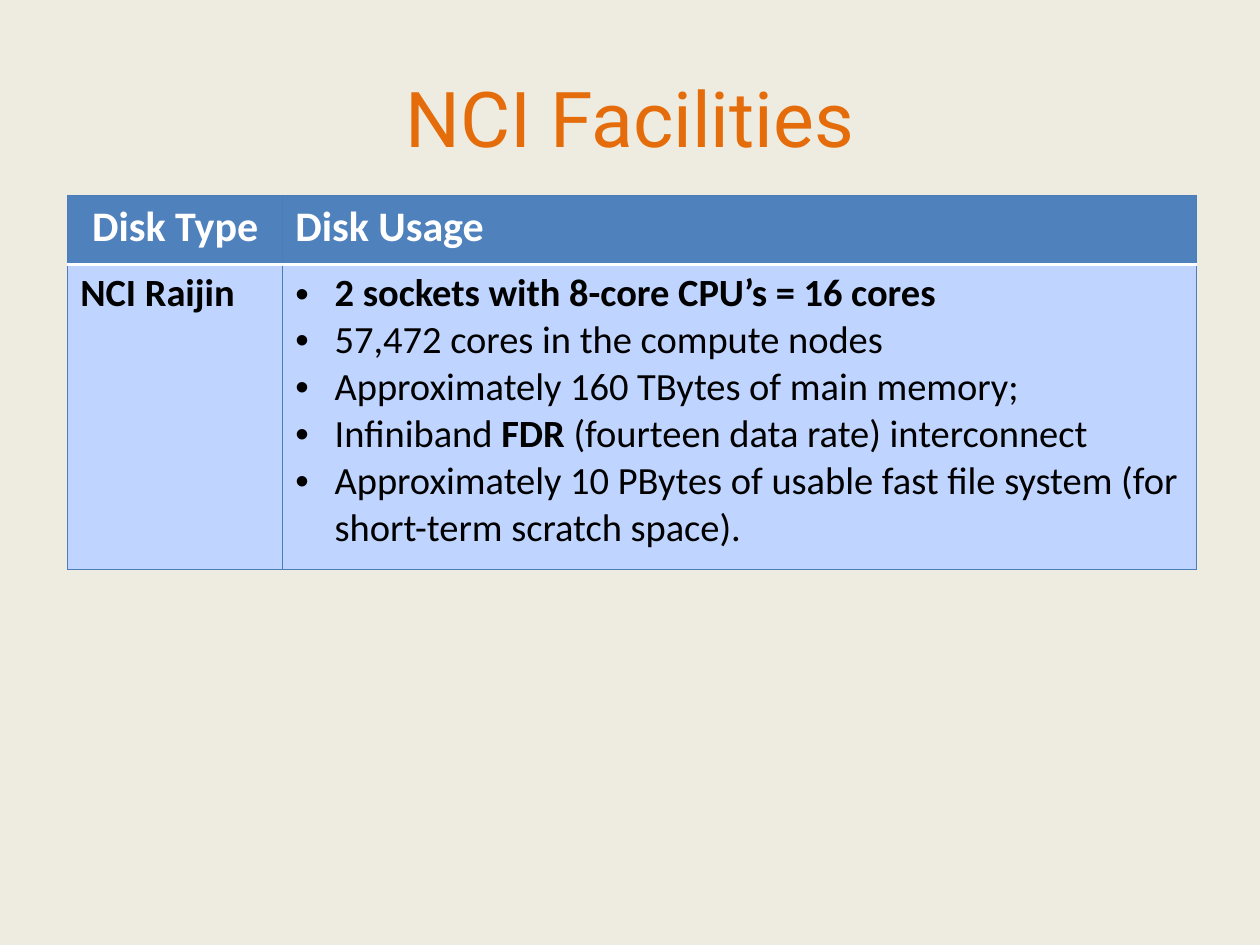
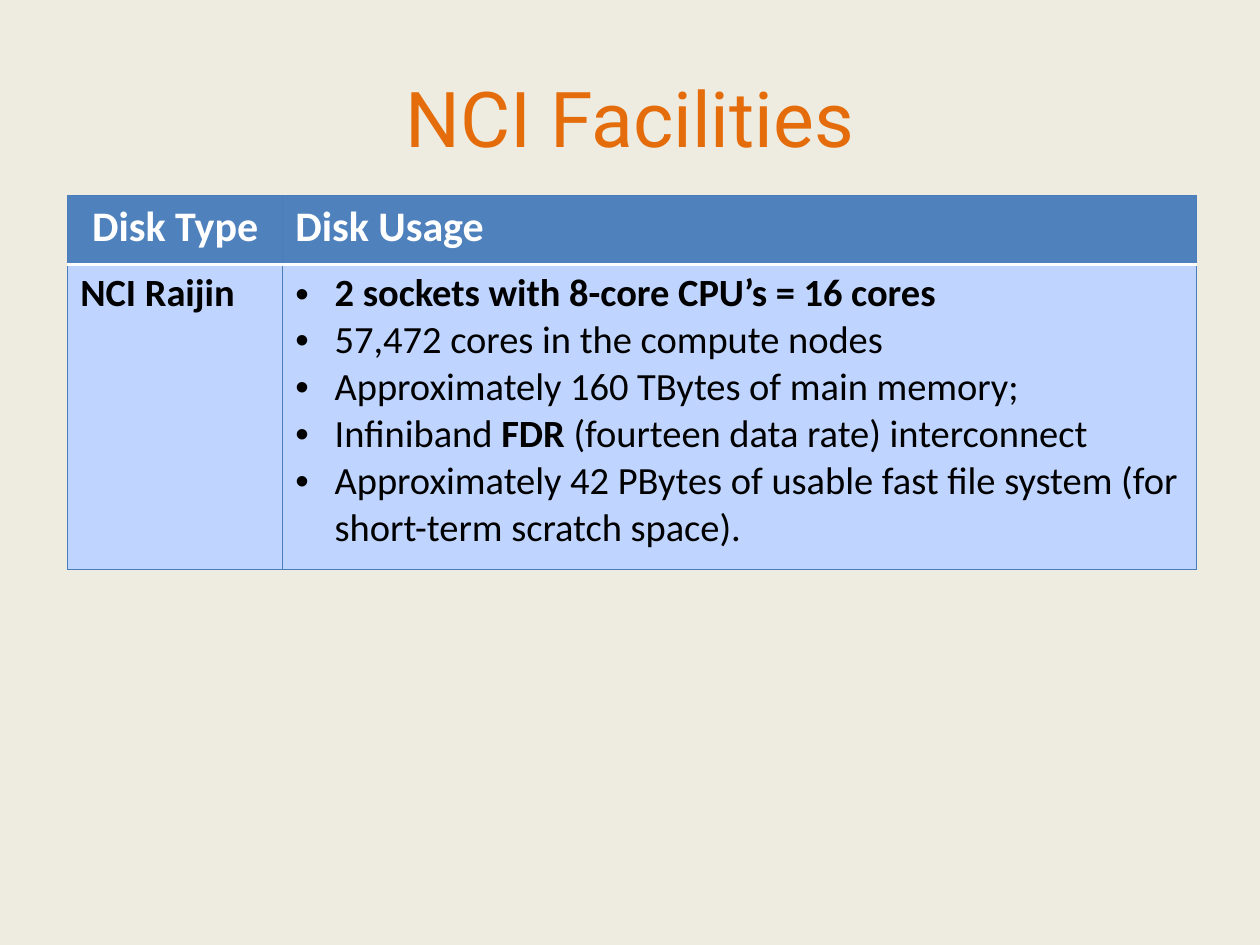
Before and after one commit to IntersectAustralia/TrainingMaterials, a slide deck: slide 33 of IntroToUnixHPC/03 HPC - Slides.pptx (slide 32 before the commit). Drawn at 1260x945 pixels with LibreOffice and Linux fonts; fonts in the diff are those of the drawing. Boxes give left, top, right and bottom in pixels: in the first picture for what was removed or moved away, otherwise in the second. Text is boxed around its words. In the diff, an @@ line names an element or a change of style, - is before the commit and + after.

```diff
--- a/IntroToUnixHPC/03 HPC - Slides.pptx
+++ b/IntroToUnixHPC/03 HPC - Slides.pptx
@@ table at [68, 195, 1198, 570] @@
-row 2, column 2: 2 sockets with 8-core CPU’s = 16 cores / 57,472 cores in the compute nodes / Approximately 160 TBytes of main memory; / Infiniband FDR (fourteen data rate) interconnect / Approximately 10 PBytes of usable fast file system (for short-term scratch space).
+row 2, column 2: 2 sockets with 8-core CPU’s = 16 cores / 57,472 cores in the compute nodes / Approximately 160 TBytes of main memory; / Infiniband FDR (fourteen data rate) interconnect / Approximately 42 PBytes of usable fast file system (for short-term scratch space).
```
Also in this commit, not shown: 10 other slides changed, 1 slide added, 1 slide removed, 1 other file.
